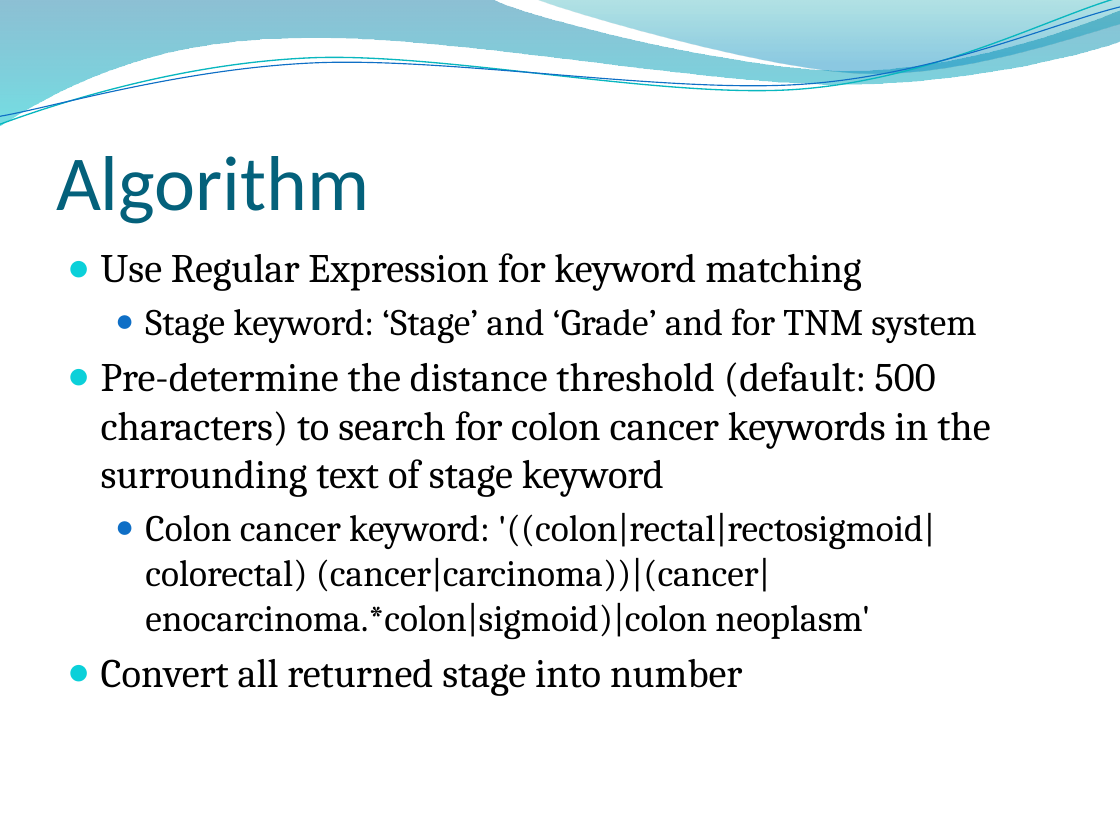
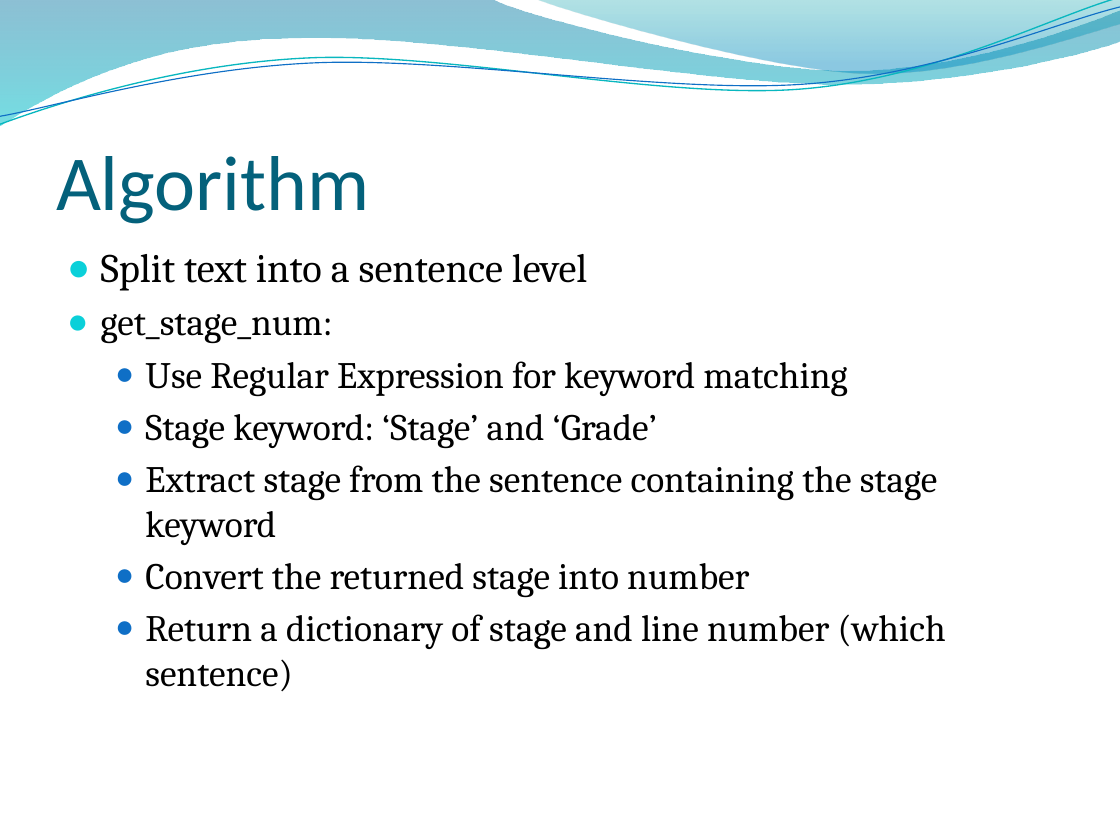
Before and after one commit to leoliu1221/EDW_intern, a slide deck: slide 5 of colon2Filter.pptx. Drawn at 1120x840 pixels with LibreOffice and Linux fonts; fonts in the diff are those of the drawing; background and template pictures are left out. Boxes give left, top, right and bottom in pixels: in the first picture for what was removed or moved away, otherwise in the second. Text is boxed around its words. In the diff, an @@ line names an element or a change of style, - is before the commit and + after.

```diff
--- a/colon2Filter.pptx
+++ b/colon2Filter.pptx
@@ text at (101, 254, 587, 344): paragraphs added @@
+● Split text into a sentence level
+  ● get_stage_num:
@@ text at (145, 361, 847, 397): size 26 to 24 pt in "Use Regular Expression for keyword matching"; list level 1 to 2 in "Use Regular Expression for keyword ..."; bullet colour #0BD0D9 to #0F6FC6 @@
@@ text at (145, 414, 946, 691): text changed @@
-  ● Stage keyword: ‘Stage’ and ‘Grade’ and for TNM system
-● Pre-determine the distance threshold (default: 500 characters) to search for colon cancer keywords in the surrounding text of stage keyword
-  ● Colon cancer keyword: '((colon|rectal|rectosigmoid|colorectal) (cancer|carcinoma))|(cancer|enocarcinoma.*colon|sigmoid)|colon neoplasm'
-● Convert all returned stage into number
+  ● Stage keyword: ‘Stage’ and ‘Grade’
+  ● Extract stage from the sentence containing the stage keyword
+  ● Convert the returned stage into number
+  ● Return a dictionary of stage and line number (which sentence)
```
Also in this commit, not shown: 6 other slides changed, 4 slides added, 2 slides removed, 1 other file.
